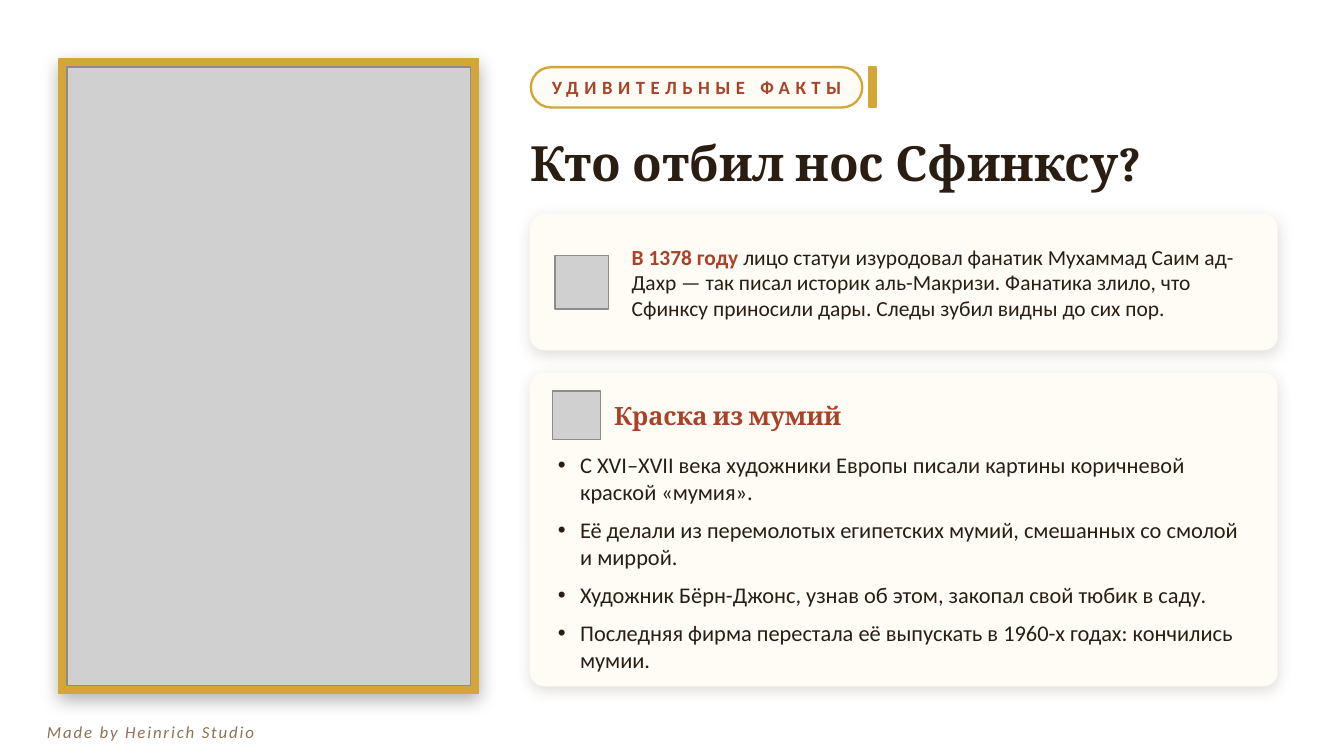
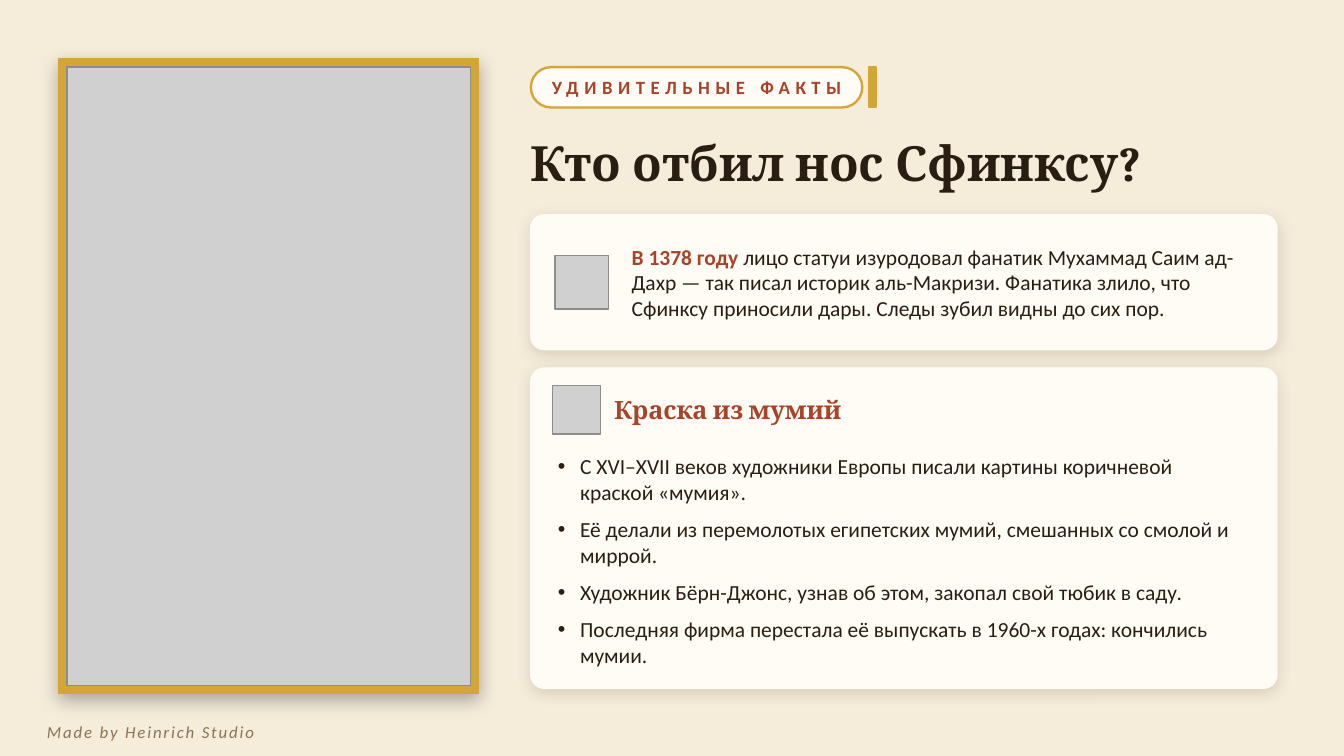
Before and after one commit to sl-himmelreich/heinrich-mario, a slide deck: slide 9 of Древний_Египет.pptx. Drawn at 1344x756 pixels with LibreOffice and Linux fonts; fonts in the diff are those of the drawing; grey boxes stand for pictures; background and template pictures are left out. Boxes give left, top, right and bottom in pixels: in the first picture for what was removed or moved away, otherwise in the second. Text is boxed around its words. In the diff, an @@ line names an element or a change of style, - is before the commit and + after.

```diff
--- a/Древний_Египет.pptx
+++ b/Древний_Египет.pptx
@@ background picture (left out) to #F5ECDA @@
@@ rounded rectangle: place and size @@
-rounded rectangle at (531,374,1277,685)
+rounded rectangle at (531,368,1277,688)
@@ rounded rectangle at (531,368,1277,688): proportions changed @@
@@ picture: place and size @@
-picture at (552,391,601,439)
+picture at (552,386,601,434)
@@ text "Краска из мумий": place and size @@
-text "Краска из мумий" at (614,406,842,431)
+text "Краска из мумий" at (614,400,842,425)
@@ text at (580,459,1172,504): text changed; size 12 to 11.5 pt @@
-• С XVI–XVII века художники Европы писали картины коричневой краской «мумия».
+• С XVI–XVII веков художники Европы писали картины коричневой краской «мумия».
@@ text at (580,522,1229,667): size 12 to 11.5 pt in "Её делали из перемолотых египетских мумий, смешанных ...", "Художник Бёрн-Джонс, узнав об этом, закопал свой ...", "Последняя фирма перестала её выпускать в 1960-х ..." @@
```
Also in this commit, not shown: 9 other slides changed, 1 other file.
